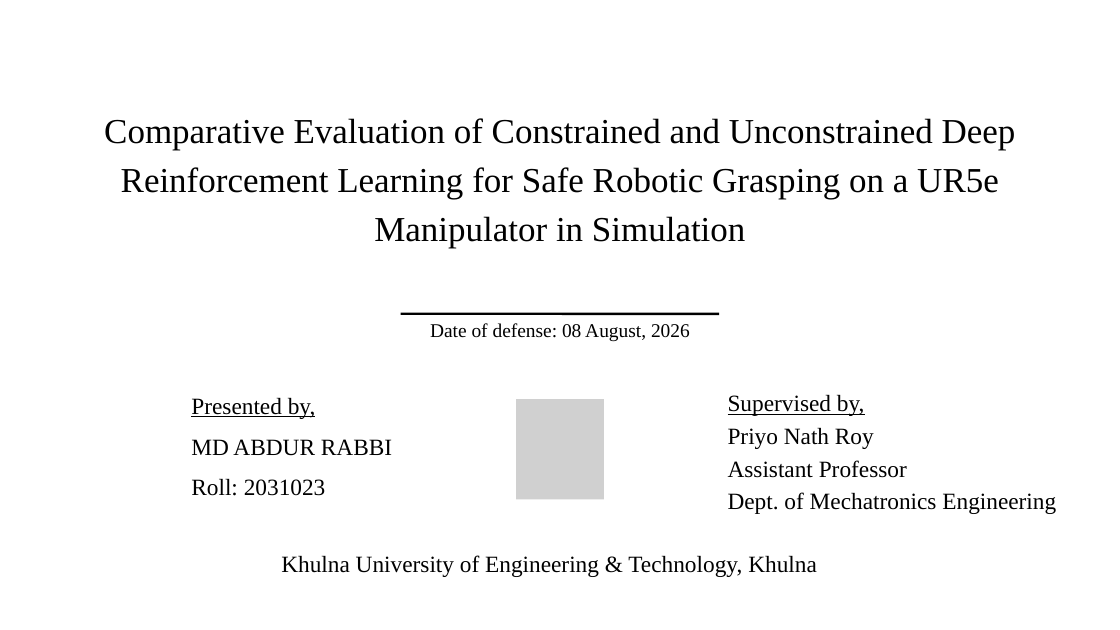
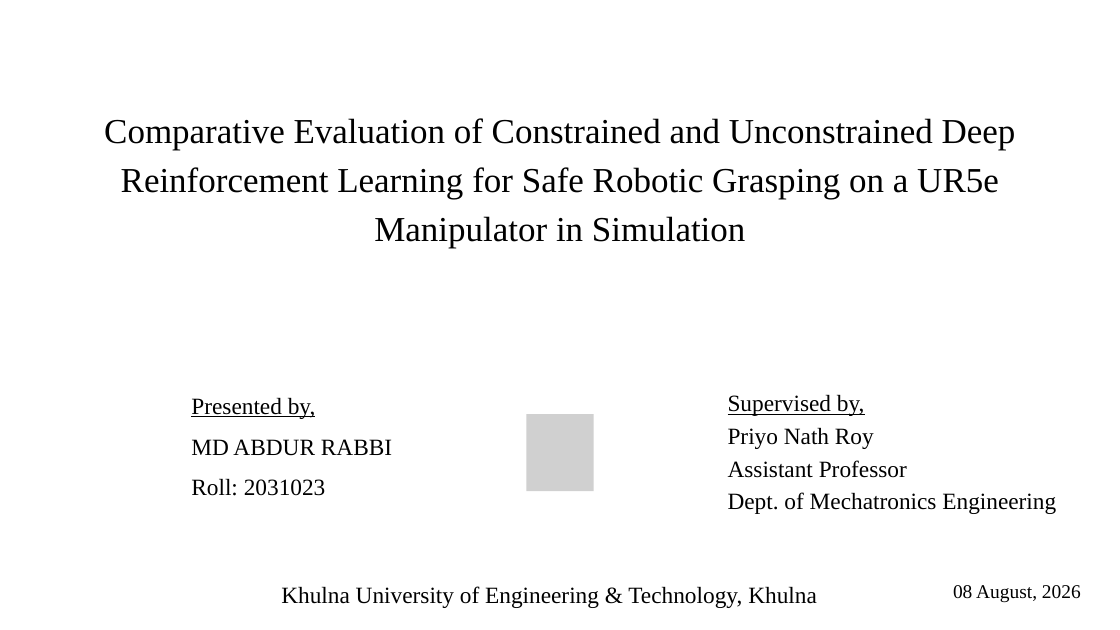
Before and after one commit to abdurRabbi23/ur5-safe-rl-thesis, a slide deck: slide 1 of Thesis_Documentation/Presentaion_slides/main_slide.pptx. Drawn at 1120x630 pixels with LibreOffice and Linux fonts; fonts in the diff are those of the drawing; grey boxes stand for pictures. Boxes give left, top, right and bottom in pixels: in the first picture for what was removed or moved away, otherwise in the second. Text is boxed around its words. In the diff, an @@ line names an element or a change of style, - is before the commit and + after.

```diff
--- a/Thesis_Documentation/Presentaion_slides/main_slide.pptx
+++ b/Thesis_Documentation/Presentaion_slides/main_slide.pptx
@@ line removed from (401, 314) to (719, 314) @@
@@ picture resized from (x1=516, y1=399, x2=604, y2=499) to (x1=526, y1=414, x2=594, y2=491) @@
@@ text "Khulna University of Engineering & ..." moved from (x1=281, y1=555, x2=817, y2=577) to (x1=281, y1=586, x2=817, y2=608) @@
@@ text at (x1=953, y1=585, x2=1081, y2=603): text changed @@
-Date of defense: 08 August, 2026
+08 August, 2026
```
Also in this commit, not shown: 8 other slides changed, 1 other file.
